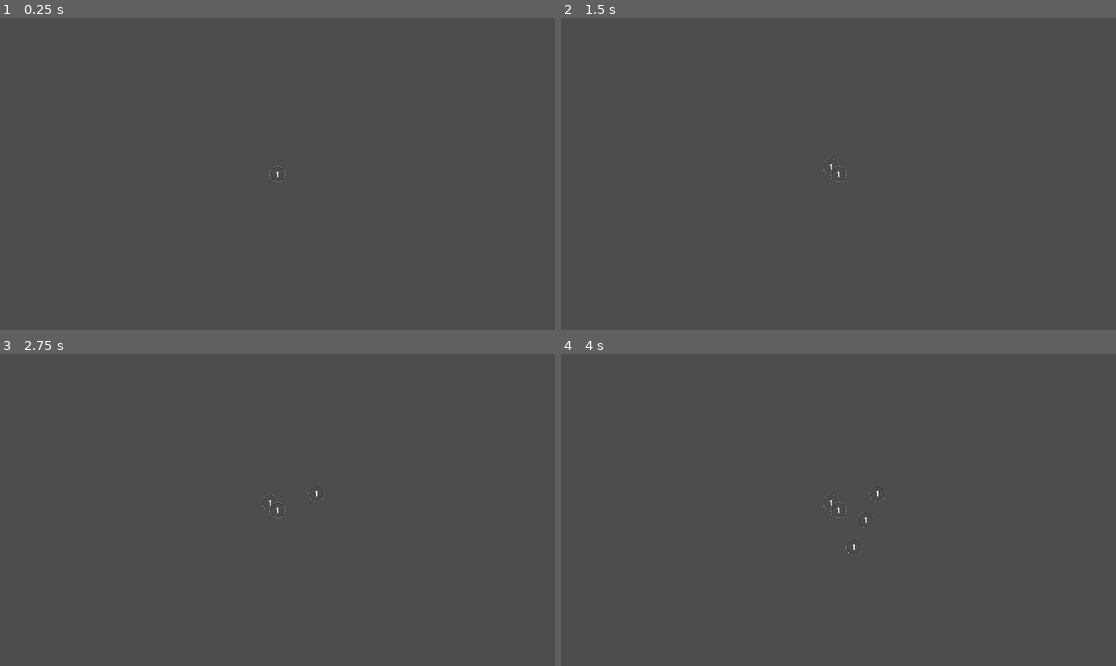
Above: before the commit, frames 1-4 (two rows, left to right).
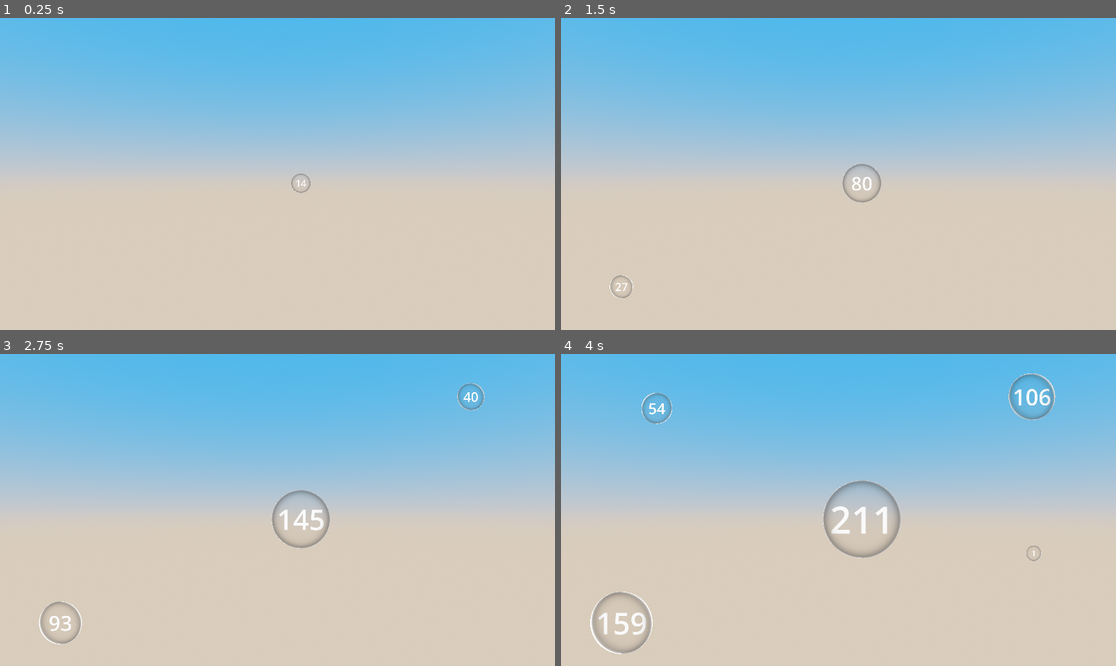
Above: after the commit, the same moments.

Repository: kominaaa/scorepopping
Game: Godot game, scene res://scenes/main.tscn
Same seed, same stepped clock (60 frames per second), same inputs: the game is played once before the commit and once after it.
Inputs (mouse positions are in pixels of both pictures, inside the frame that each line leads up to):
- Up to frame 1 (0.25 s): no input
- Up to frame 2 (1.5 s): move the mouse to (960, 158) at 0.52 s; click (960, 158) at 0.67 s; move the mouse to (727, 189) at 1.27 s; click (727, 189) at 1.42 s
- Up to frame 3 (2.75 s): move the mouse to (333, 441) at 2.02 s; click (333, 441) at 2.17 s
- Up to frame 4 (4 s): move the mouse to (810, 572) at 2.77 s; click (810, 572) at 2.92 s; move the mouse to (1005, 556) at 3.52 s; click (1005, 556) at 3.67 s

The runs differ from the first frame. In frame 1, 100% of the frame differs, in the area x 0-100%, y 0-100%; in frame 2, 100%; in frame 3, 100%; in frame 4, 100%.

Commit message:
growing and clickable bubbles

Diff:
--- /dev/null
+++ b/materials/gradient_color.tres
@@ -0,0 +1,8 @@
+[gd_resource type="GradientTexture1D" load_steps=2 format=3 uid="uid://itvdh01i0vjw"]
+
+[sub_resource type="Gradient" id="Gradient_coxsf"]
+offsets = PackedFloat32Array(0, 0.402597, 0.61039, 0.811688, 1)
+colors = PackedColorArray(1, 1, 1, 1, 0.22831, 0.79, 0.1659, 1, 0.97, 0.40643, 0.1649, 1, 0.93, 0.1488, 0.16182, 1, 0.629888, 0.360508, 1, 1)
+
+[resource]
+gradient = SubResource("Gradient_coxsf")
--- a/materials/shader/bubble_shader.gdshader
+++ b/materials/shader/bubble_shader.gdshader
@@ -3,7 +3,7 @@
 render_mode unshaded, blend_mix, cull_disabled;
 
 uniform vec4 fresnel_color : source_color = vec4(1.0, 0.8, 0.6, 1.0);
-uniform float fresnel_sharpness : hint_range(1.0, 6.0) = 6.0;
+uniform float fresnel_sharpness : hint_range(1.0, 6.0) = 4.0;
 uniform float base_opacity : hint_range(0.0, 1.0) = 0.01;
 
 void fragment() {
--- a/scenes/bubble_01.tscn
+++ b/scenes/bubble_01.tscn
@@ -1,25 +1,35 @@
-[gd_scene load_steps=4 format=3 uid="uid://ber4mr242hy4d"]
+[gd_scene load_steps=8 format=3 uid="uid://ber4mr242hy4d"]
 
+[ext_resource type="Script" path="res://scripts/bubble_script.gd" id="1_fppde"]
 [ext_resource type="Material" uid="uid://dvm1rob5rkjdb" path="res://materials/bubble_material.material" id="1_xgug0"]
+[ext_resource type="Texture2D" uid="uid://itvdh01i0vjw" path="res://materials/gradient_color.tres" id="2_jhad4"]
+[ext_resource type="Script" path="res://scripts/bubble_static_body_3d.gd" id="3_vc674"]
+[ext_resource type="PackedScene" uid="uid://d4c2see10di6e" path="res://scenes/bubble_pop_particles_3d.tscn" id="5_qqji5"]
 
 [sub_resource type="SphereMesh" id="SphereMesh_xdfes"]
 material = ExtResource("1_xgug0")
 
 [sub_resource type="SphereShape3D" id="SphereShape3D_t1vsv"]
 
-[node name="Bubble" type="Node3D"]
+[node name="Bubble" type="Node3D" node_paths=PackedStringArray("label_3d", "bubble_mesh", "static_body")]
+script = ExtResource("1_fppde")
+gradient_texture = ExtResource("2_jhad4")
+label_3d = NodePath("BubbleStaticBody3D/BubbleLabel3D")
+bubble_mesh = NodePath("BubbleStaticBody3D/BubbleMeshInstance3D")
+explosion_scene = ExtResource("5_qqji5")
+static_body = NodePath("BubbleStaticBody3D")
 
 [node name="BubbleStaticBody3D" type="StaticBody3D" parent="."]
 transform = Transform3D(0.05, 0, 0, 0, 0.05, 0, 0, 0, 0.05, 0, 0, 0)
+script = ExtResource("3_vc674")
 
-[node name="MeshInstance3D" type="MeshInstance3D" parent="BubbleStaticBody3D"]
+[node name="BubbleMeshInstance3D" type="MeshInstance3D" parent="BubbleStaticBody3D"]
 mesh = SubResource("SphereMesh_xdfes")
+
+[node name="BubbleLabel3D" type="Label3D" parent="BubbleStaticBody3D"]
+text = "1"
+font_size = 96
+outline_size = 0
 
 [node name="CollisionShape3D" type="CollisionShape3D" parent="BubbleStaticBody3D"]
 shape = SubResource("SphereShape3D_t1vsv")
-
-[node name="BubbleLabel3D" type="Label3D" parent="."]
-transform = Transform3D(0.05, 0, 0, 0, 0.05, 0, 0, 0, 0.05, 0, 0, 0)
-text = "1"
-font_size = 96
-outline_size = 0
--- /dev/null
+++ b/scenes/bubble_pop_particles_3d.tscn
@@ -0,0 +1,28 @@
+[gd_scene load_steps=4 format=3 uid="uid://d4c2see10di6e"]
+
+[sub_resource type="ParticleProcessMaterial" id="ParticleProcessMaterial_njh6b"]
+emission_shape_scale = Vector3(0.001, 0.001, 0.001)
+emission_shape = 2
+emission_sphere_radius = 1.0
+direction = Vector3(1, 1, 1)
+spread = 180.0
+initial_velocity_max = 0.05
+gravity = Vector3(0, 0, 0)
+
+[sub_resource type="StandardMaterial3D" id="StandardMaterial3D_bqix7"]
+
+[sub_resource type="SphereMesh" id="SphereMesh_6u74c"]
+material = SubResource("StandardMaterial3D_bqix7")
+radius = 0.003
+height = 0.006
+radial_segments = 4
+rings = 2
+
+[node name="BubblePopGPUParticles3D" type="GPUParticles3D"]
+emitting = false
+amount = 300
+lifetime = 0.05
+one_shot = true
+explosiveness = 1.0
+process_material = SubResource("ParticleProcessMaterial_njh6b")
+draw_pass_1 = SubResource("SphereMesh_6u74c")
--- a/scenes/main.tscn
+++ b/scenes/main.tscn
@@ -1,9 +1,32 @@
-[gd_scene load_steps=3 format=3 uid="uid://f3j6pq47rjkq"]
+[gd_scene load_steps=7 format=3 uid="uid://f3j6pq47rjkq"]
 
+[ext_resource type="Script" path="res://scripts/main.gd" id="1_mnu6u"]
 [ext_resource type="PackedScene" uid="uid://ber4mr242hy4d" path="res://scenes/bubble_01.tscn" id="1_nwdim"]
 [ext_resource type="Script" path="res://scripts/bubble_spawner.gd" id="2_fwp22"]
 
+[sub_resource type="ProceduralSkyMaterial" id="ProceduralSkyMaterial_nsgbv"]
+sky_top_color = Color(0.21053, 0.577765, 0.863089, 1)
+sky_horizon_color = Color(0.64625, 0.65575, 0.67075, 1)
+ground_bottom_color = Color(0.737113, 0.672124, 0.597547, 1)
+ground_horizon_color = Color(0.64625, 0.65575, 0.67075, 1)
+
+[sub_resource type="Sky" id="Sky_hpll1"]
+sky_material = SubResource("ProceduralSkyMaterial_nsgbv")
+
+[sub_resource type="Environment" id="Environment_jyda7"]
+background_mode = 2
+sky = SubResource("Sky_hpll1")
+tonemap_mode = 2
+
 [node name="Main" type="Node3D"]
+script = ExtResource("1_mnu6u")
+
+[node name="WorldEnvironment" type="WorldEnvironment" parent="."]
+environment = SubResource("Environment_jyda7")
+
+[node name="DirectionalLight3D" type="DirectionalLight3D" parent="."]
+transform = Transform3D(-0.866025, -0.433013, 0.25, 0, 0.5, 0.866025, -0.5, 0.75, -0.433013, 0, 0, 0)
+shadow_enabled = true
 
 [node name="Camera3D" type="Camera3D" parent="."]
 transform = Transform3D(1, 0, 0, 0, 1, 0, 0, 0, 1, 0, 0, 3.18599)
@@ -12,5 +35,3 @@
 [node name="BubbleSpawner" type="Node3D" parent="."]
 script = ExtResource("2_fwp22")
 bubble_scene = ExtResource("1_nwdim")
-
-[node name="Bubble01" parent="." instance=ExtResource("1_nwdim")]
--- /dev/null
+++ b/scripts/bubble_script.gd
@@ -0,0 +1,63 @@
+extends Node3D
+
+@export var scale_rate: float = 1.0
+@export var max_scale: float = 20.0
+@export var min_value: int = 1
+@export var max_value: int = 999
+@export var gradient_texture: GradientTexture1D
+@export var label_3d: Label3D
+@export var bubble_mesh: MeshInstance3D
+@export var explosion_scene: PackedScene
+@export var static_body: StaticBody3D  # Le StaticBody3D pour les clics
+
+signal bubble_destroyed(bubble: Node3D)  # Signal pour notifier le spawner
+
+func _ready():
+	scale = Vector3(1, 1, 1)
+	set_process(true)
+
+	# Connecter le signal "clicked" depuis le StaticBody3D
+	if static_body:
+		static_body.clicked.connect(Callable(self, "_on_bubble_clicked"))
+
+func _process(delta):
+	if scale.x < max_scale:
+		var new_scale = scale + Vector3(scale_rate, scale_rate, scale_rate) * delta
+		if new_scale.x > max_scale:
+			new_scale = Vector3(max_scale, max_scale, max_scale)
+		scale = new_scale
+		_update_label_and_colors()
+	else:
+		print("Reached max scale. Stopping process.")
+		set_process(false)
+
+func _update_label_and_colors():
+	var progress = (scale.x - 1.0) / (max_scale - 1.0)
+	var value = lerp(float(min_value), float(max_value), progress)
+
+	label_3d.text = str(round(value))
+
+	var color = gradient_texture.gradient.get_color(progress)
+	label_3d.modulate = color
+
+	if bubble_mesh.mesh is SphereMesh:
+		var material = bubble_mesh.mesh.material
+		if material is ShaderMaterial:
+			material.set_shader_parameter("fresnel_color", color)
+
+func _on_bubble_clicked(impact_pos: Vector3) -> void:
+	# Instancier l'explosion
+	if explosion_scene:
+		var explosion = explosion_scene.instantiate()
+		explosion.global_transform.origin = impact_pos
+		get_tree().current_scene.add_child(explosion)
+
+	# Déconnecter le signal pour éviter des erreurs
+	if static_body and static_body.is_connected("clicked", Callable(self, "_on_bubble_clicked")):
+		static_body.clicked.disconnect(Callable(self, "_on_bubble_clicked"))
+
+	# Émettre un signal pour informer le spawner que la bulle est supprimée
+	emit_signal("bubble_destroyed", self)
+
+	# Supprimer la bulle
+	queue_free()
--- a/scripts/bubble_spawner.gd
+++ b/scripts/bubble_spawner.gd
@@ -1,32 +1,97 @@
 extends Node3D
 
-@export var bubble_scene: PackedScene
-@export var spawn_interval: float = 1.0
-@export var x_range: Vector2 = Vector2(-0.3, 0.3)
-@export var y_range: Vector2 = Vector2(-0.2, 0.2)
-@export var z_position: float = 0.0
+@export var bubble_scene: PackedScene  # Assigner votre scène de bulle ici
+@export var spawn_interval: float = 1.0  # Intervalle de spawn en secondes
+@export var x_range: Vector2 = Vector2(-0.7, 0.7)  # Plage de spawn en X
+@export var y_range: Vector2 = Vector2(-0.4, 0.4)  # Plage de spawn en Y
+@export var z_position: float = 0.0  # Position fixe sur Z
 
 var spawn_timer: Timer
+var bubbles: Array = []  # Liste des bulles présentes sur l'espace de jeu
 
 func _ready():
+	# Crée un timer pour gérer le spawn
 	spawn_timer = Timer.new()
 	spawn_timer.wait_time = spawn_interval
 	spawn_timer.one_shot = false
-	spawn_timer.timeout.connect(_spawn_bubble)
+	spawn_timer.timeout.connect(Callable(self, "_spawn_bubble"))
 	add_child(spawn_timer)
+
+	# Spawner la première bulle immédiatement au hasard
+	_spawn_bubble(true)
+
+	# Démarrer le timer pour les prochaines bulles
 	spawn_timer.start()
 
-func _spawn_bubble():
+func _spawn_bubble(at_random: bool = false):
+	# Vérifie que la scène de bulle est assignée
 	if bubble_scene == null:
 		print("Bubble scene is not assigned!")
 		return
 
+	# Nettoyer les bulles supprimées avant de calculer les positions
+	_cleanup_bubbles()
+
+	# Calcul de la position de la nouvelle bulle
+	var spawn_pos: Vector3
+	if at_random or bubbles.is_empty():
+		# Génère une position aléatoire pour la première bulle
+		spawn_pos = _random_position()
+	else:
+		# Trouve la position la plus éloignée des bulles existantes
+		spawn_pos = _find_farthest_position()
+
+	# Instance une bulle
+	var bubble = bubble_scene.instantiate()
+	bubble.global_transform.origin = spawn_pos
+
+	# Fixe l'échelle par défaut pour ignorer l'échelle héritée
+	bubble.scale = Vector3(1.0, 1.0, 1.0)
+
+	# Connecter le signal "bubble_destroyed"
+	bubble.connect("bubble_destroyed", Callable(self, "_on_bubble_destroyed"))
+
+	# Ajoute la bulle à la scène et à la liste
+	add_child(bubble)
+	bubbles.append(bubble)
+
+func _random_position() -> Vector3:
+	# Génère une position aléatoire dans la plage définie
 	var x_pos = randf_range(x_range.x, x_range.y)
 	var y_pos = randf_range(y_range.x, y_range.y)
+	return Vector3(x_pos, y_pos, z_position)
 
-	var bubble = bubble_scene.instantiate()
-	bubble.global_transform.origin = Vector3(x_pos, y_pos, z_position)
+func _find_farthest_position() -> Vector3:
+	# Teste plusieurs positions aléatoires et choisit la plus éloignée des bulles existantes
+	var farthest_position: Vector3 = Vector3.ZERO
+	var max_distance: float = -INF
 
-	bubble.scale = Vector3(1.0, 1.0, 1.0)
+	for i in range(50):  # Teste 50 positions aléatoires
+		var candidate = _random_position()
+		var min_distance = INF
 
-	add_child(bubble)
+		# Calculer la distance minimale entre cette position et toutes les bulles existantes
+		for bubble in bubbles:
+			if bubble and not bubble.is_queued_for_deletion():
+				var distance = candidate.distance_to(bubble.global_transform.origin)
+				min_distance = min(min_distance, distance)
+
+		# Si cette position a la plus grande distance minimale, elle devient la meilleure
+		if min_distance > max_distance:
+			max_distance = min_distance
+			farthest_position = candidate
+
+	return farthest_position
+
+func _cleanup_bubbles():
+	# Supprimer les bulles qui ont été supprimées de la liste
+	var valid_bubbles = []
+	for bubble in bubbles:
+		if bubble and not bubble.is_queued_for_deletion():
+			valid_bubbles.append(bubble)
+	bubbles = valid_bubbles
+
+func _on_bubble_destroyed(bubble: Node3D) -> void:
+	# Retirer la bulle de la liste lorsqu'elle est supprimée
+	if bubble in bubbles:
+		bubbles.erase(bubble)
--- /dev/null
+++ b/scripts/bubble_static_body_3d.gd
@@ -0,0 +1,8 @@
+extends StaticBody3D
+
+signal clicked(impact_pos: Vector3)
+
+func _input_event(camera: Camera3D, event: InputEvent, click_position: Vector3, click_normal: Vector3, shape_idx: int) -> void:
+	if event.is_pressed():
+		print("Signal 'clicked' emitted at position: ", click_position)
+		emit_signal("clicked", click_position)
--- /dev/null
+++ b/scripts/main.gd
@@ -0,0 +1,22 @@
+extends Node3D
+
+@onready var camera: Camera3D = $Camera3D
+
+func _input(event: InputEvent) -> void:
+	if event is InputEventMouseButton and event.pressed and event.button_index == MOUSE_BUTTON_LEFT:
+		var mouse_pos: Vector2 = event.position
+		var from: Vector3 = camera.project_ray_origin(mouse_pos)
+		var to: Vector3 = from + camera.project_ray_normal(mouse_pos) * 10000.0
+
+		var space_state: PhysicsDirectSpaceState3D = get_world_3d().direct_space_state
+		var query: PhysicsRayQueryParameters3D = PhysicsRayQueryParameters3D.create(from, to)
+
+		var result: Dictionary = space_state.intersect_ray(query)
+
+		if result:
+			var collider = result.collider
+			if collider:
+				# On appelle une fonction que l'objet doit implémenter
+				# pour gérer sa propre logique
+				if "on_clicked" in collider:  # vérifie que la méthode existe
+					collider.on_clicked(result.position)
